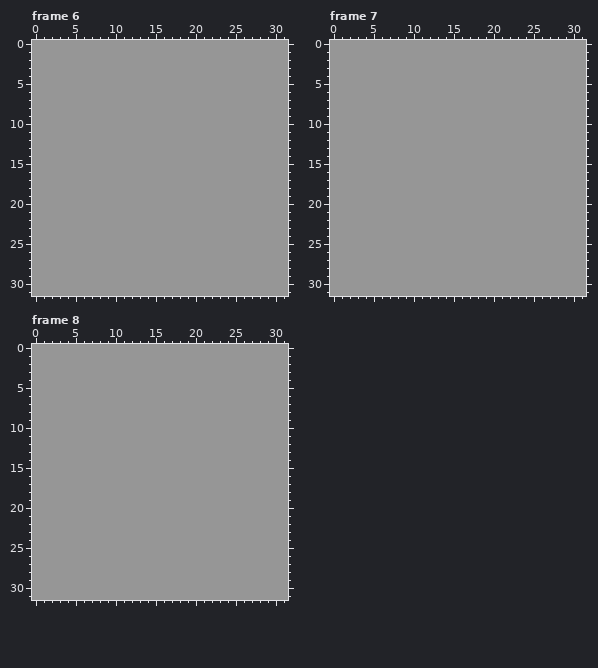
Pixel-art file, stored at assets/WIP/double-daggers.aseprite. That is the earlier state.
32x32 pixels, 8 frames. Shown: frame 6, frame 7, frame 8. The commit also changed other frames, which this record leaves out.
New version:
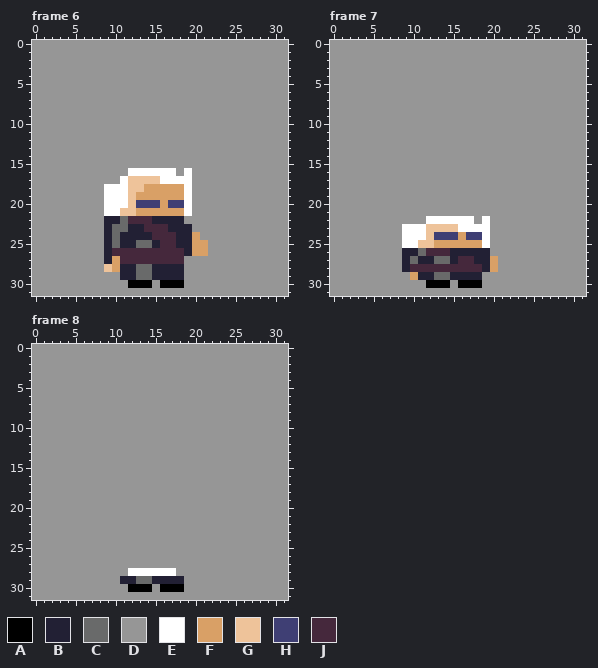
Palette (. is transparent): A #000000  B #222034  C #696a6a  D #969696  E #ffffff  F #d9a066  G #eec39a  H #3f3f74  J #45283c
The edit:
layer "Death - character" now shown
Frame 6, layer "Death - character":
y 16: x 12..17 DDDDDD -> EEEEEE; x 19 D -> E
y 17: x 11..19 DDDDDDDDD -> EGGGGEEEE
y 18: x 9..19 DDDDDDDDDDD -> EEEGGFFFFFE
y 19: x 9..19 DDDDDDDDDDD -> EEEGFFFFFFE
y 20: x 9..19 DDDDDDDDDDD -> EEEGHHHFHHE
y 21: x 9..19 DDDDDDDDDDD -> EEGGFFFFFFE
y 22: x 9..18 DDDDDDDDDD -> BBCJJJBBBB
y 23: x 9..19 DDDDDDDDDDD -> BCCBBJJJBBB
y 24: x 9..20 DDDDDDDDDDDD -> BCBBBBJJJBBF
y 25: x 9..21 DDDDDDDDDDDDD -> BCBBCCBJJBBFF
y 26: x 9..21 DDDDDDDDDDDDD -> BJJJJJJJJJBFF
y 27: x 9..18 DDDDDDDDDD -> BFJJJJJJJJ
y 28: x 9..18 DDDDDDDDDD -> GFBBCCBBBB
y 29: x 11..18 DDDDDDDD -> BBCCBBBB
y 30: x 12..14 DDD -> AAA; x 16..18 DDD -> AAA
Frame 7, layer "Death - character":
y 22: x 12..17 DDDDDD -> EEEEEE; x 19 D -> E
y 23: x 9..19 DDDDDDDDDDD -> EEEGGGGEEEE
y 24: x 9..19 DDDDDDDDDDD -> EEEGHHHFHHE
y 25: x 9..19 DDDDDDDDDDD -> EEGGFFFFFFE
y 26: x 9..19 DDDDDDDDDDD -> BBCJJJBBBBB
y 27: x 9..20 DDDDDDDDDDDD -> BCBBCCBJJBBF
y 28: x 9..20 DDDDDDDDDDDD -> BJJJJJJJJJBF
y 29: x 10..18 DDDDDDDDD -> FBBCCBBBB
y 30: x 12..14 DDD -> AAA; x 16..18 DDD -> AAA
Frame 8, layer "Death - character":
y 28: x 12..17 DDDDDD -> EEEEEE
y 29: x 11..18 DDDDDDDD -> BBCCBBBB
y 30: x 12..14 DDD -> AAA; x 16..18 DDD -> AAA
Pixel boxes of the changes (left, top, right, bottom) in both pictures:
changed: (104, 168, 208, 288)
changed: (402, 216, 498, 288)
changed: (120, 568, 184, 592)
